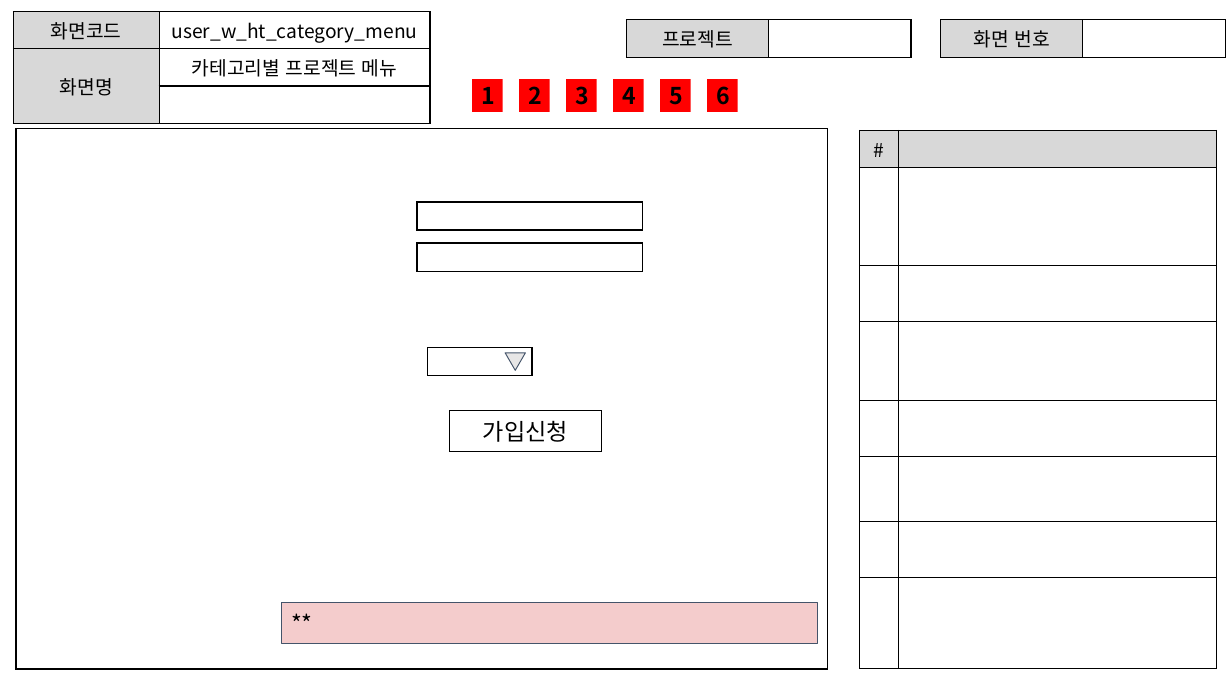
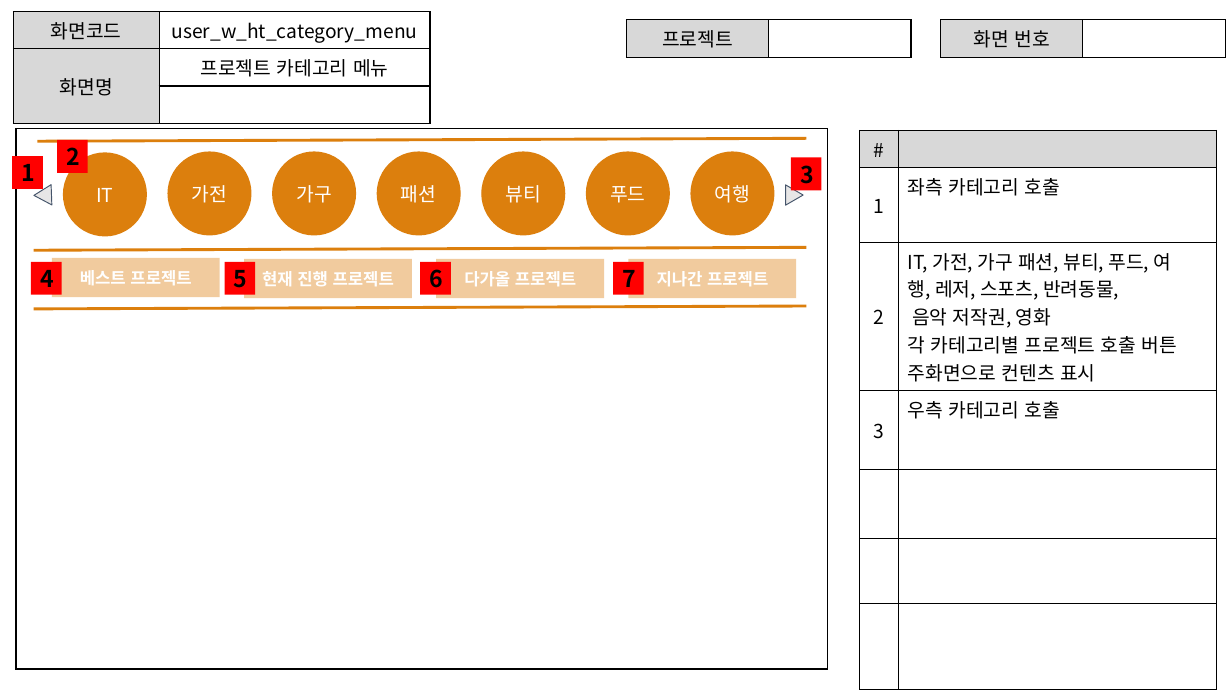
Before and after one commit to ezenteam2/EzenCrowdFunding, a slide deck: slide 2 of project03 화면설계서/project03 - 화면 설계서 - 현태.pptx. Drawn at 1232x693 pixels with LibreOffice and Linux fonts; fonts in the diff are those of the drawing. Boxes give left, top, right and bottom in pixels: in the first picture for what was removed or moved away, otherwise in the second. Text is boxed around its words. In the diff, an @@ line names an element or a change of style, - is before the commit and + after.

```diff
--- a/project03 화면설계서/project03 - 화면 설계서 - 현태.pptx
+++ b/project03 화면설계서/project03 - 화면 설계서 - 현태.pptx
@@ table at (13, 12, 430, 109) @@
-row 2, column 2: 카테고리별 프로젝트 메뉴
+row 2, column 2: 프로젝트 카테고리 메뉴
@@ rectangle at (16, 128, 827, 669): fill #FFFFFF to none @@
@@ group added at (33, 139, 807, 250): 7 ellipses, 2 lines, 1 triangle @@
+IT
+가전
+여행
+푸드
+뷰티
+패션
+가구
@@ rectangle "2": place and size @@
-rectangle "2" at (519, 79, 550, 112)
+rectangle "2" at (57, 140, 88, 173)
@@ table at (860, 130, 1217, 665) @@
+row 2: 1 | 좌측 카테고리 호출
+row 3: 2 | IT, 가전, 가구 패션, 뷰티, 푸드, 여행, 레저, 스포츠, 반려동물, 음악 저작권, 영화 / 각 카테고리별 프로젝트 호출 버튼 / 주화면으로 컨텐츠 표시
+row 4: 3 | 우측 카테고리 호출
-row 5:  | 
-row 6:  | 
-row 7:  | 
-row 8:  | 
@@ rectangle "1": place and size @@
-rectangle "1" at (472, 79, 503, 112)
+rectangle "1" at (12, 156, 43, 189)
@@ rectangle "3": place and size @@
-rectangle "3" at (567, 79, 597, 112)
+rectangle "3" at (791, 157, 822, 189)
@@ triangle at (33, 185, 52, 206): rotation 180 to 268 degrees @@
@@ rectangle removed at (417, 202, 642, 230) @@
@@ rectangle "4": place and size @@
-rectangle "4" at (614, 79, 644, 112)
+rectangle "4" at (31, 262, 62, 294)
@@ rectangle added at (52, 258, 220, 298), fill #DC7F0D at 40% opacity, 13 pt, text #FFFFFF, bold @@
+베스트 프로젝트
@@ rectangle "5": place and size @@
-rectangle "5" at (660, 79, 690, 112)
+rectangle "5" at (225, 262, 255, 294)
@@ rectangle added at (244, 259, 412, 299), fill #DC7F0D at 40% opacity, 13 pt, text #FFFFFF, bold @@
+현재 진행 프로젝트
@@ rectangle removed at (417, 243, 642, 271) @@
@@ rectangle "6": place and size @@
-rectangle "6" at (707, 79, 738, 112)
+rectangle "6" at (421, 262, 451, 294)
@@ rectangle added at (436, 259, 604, 299), fill #DC7F0D at 40% opacity, 13 pt, text #FFFFFF, bold @@
+다가올 프로젝트
@@ rectangle added at (614, 262, 644, 294), fill #FF0000, 18 pt, text #000000, bold @@
+7
@@ rectangle added at (628, 259, 797, 299), fill #DC7F0D at 40% opacity, 13 pt, text #FFFFFF, bold @@
+지나간 프로젝트
@@ line added from (33, 309) to (807, 306), #DC7F0D 2.25 pt @@
@@ rectangle removed at (427, 348, 531, 375) @@
@@ rectangle removed at (449, 410, 601, 451) @@
-가입신청
@@ rectangle removed at (282, 603, 818, 643) @@
-**
```
Also in this commit, not shown: 15 other slides changed, 1 slide added, 1 other file.
